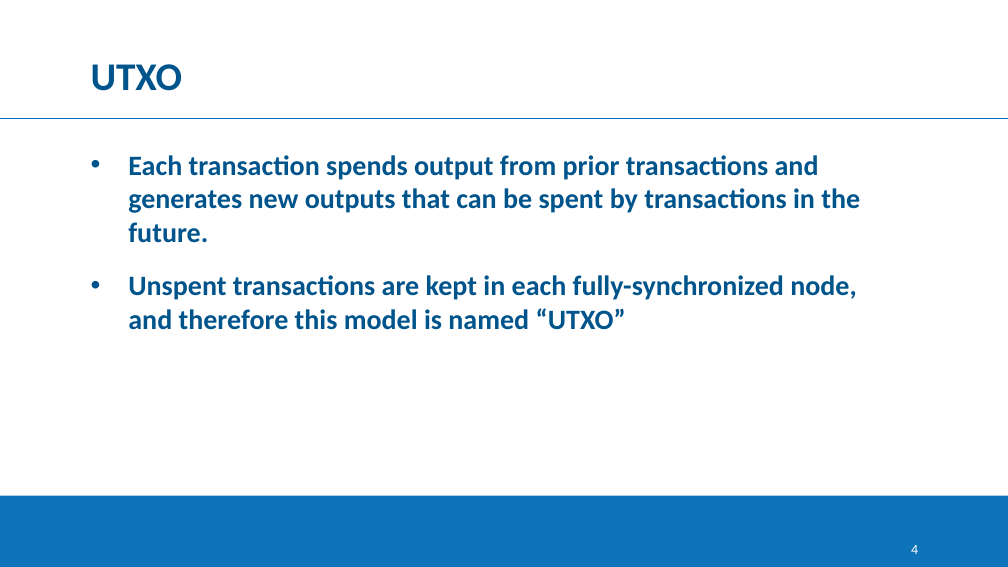
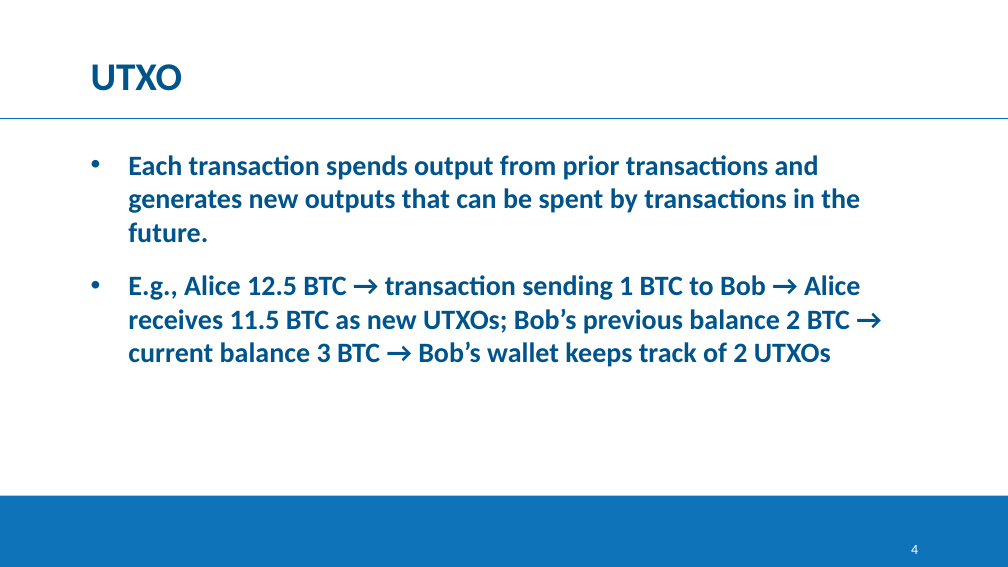
Before and after one commit to georgejohnchavady/Dissertation, a slide deck: slide 4 of Final/Dissertation PPT.pptx. Drawn at 1008x567 pixels with LibreOffice and Linux fonts; fonts in the diff are those of the drawing; background and template pictures are left out. Boxes give left, top, right and bottom in pixels: in the first picture for what was removed or moved away, otherwise in the second. Text is boxed around its words. In the diff, an @@ line names an element or a change of style, - is before the commit and + after.

```diff
--- a/Final/Dissertation PPT.pptx
+++ b/Final/Dissertation PPT.pptx
@@ text at <box>128,275,861,367</box>: text changed @@
-• Unspent transactions are kept in each fully-synchronized node, and therefore this model is named “UTXO”
+• E.g., Alice 12.5 BTC → transaction sending 1 BTC to Bob → Alice receives 11.5 BTC as new UTXOs; Bob’s previous balance 2 BTC → current balance 3 BTC → Bob’s wallet keeps track of 2 UTXOs
```
Also in this commit, not shown: 4 other slides changed, 1 slide added, 1 other file.
